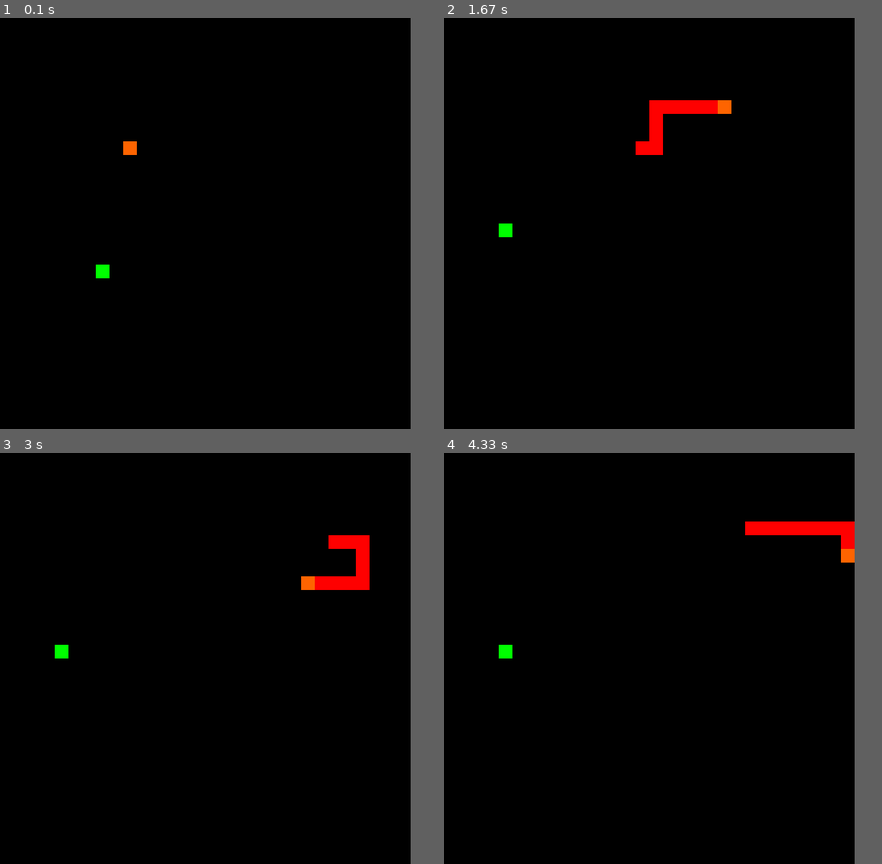
Above: before the commit, frames 1-4 (two rows, left to right).
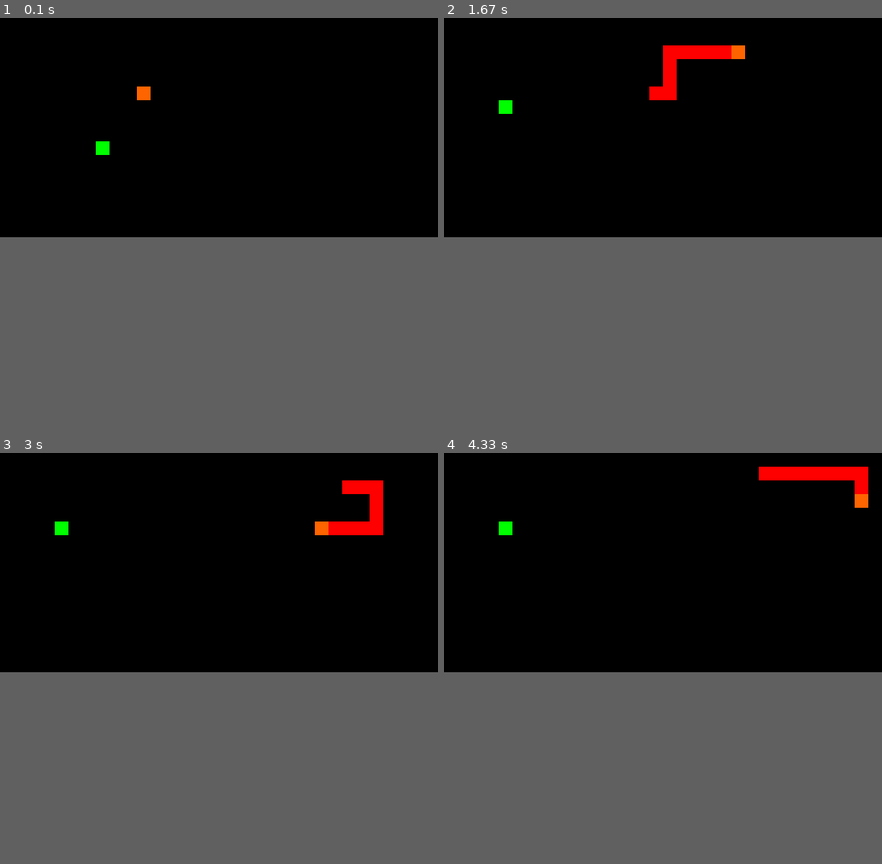
Above: after the commit, the same moments.

Repository: iitaliics/Shnake
Game: pygame game, started from Shnake_micropython.py
Two runs of this game, one before a commit and one after it. Both use one fixed random seed, a clock stepped at 60 frames per second and the inputs below.
Inputs:
- Up to frame 1 (0.1 s): no input
- Up to frame 2 (1.67 s): hold Right 0.33-0.8 s; hold Up 0.83-1.13 s; hold Right 1.17-1.63 s
- Up to frame 3 (3 s): hold Down 2.23-2.53 s; hold Left 2.57-2.97 s
- Up to frame 4 (4.33 s): hold Up 3-3.37 s; hold Right 3.4-4.03 s; hold Down from 4.07 s (still down)
In our replay, the window is 600x600 before the commit and 640x320 after it. These sizes can differ from the game's own. Grey fills any space a smaller window leaves; there, only what the larger window draws over its background counts as a difference.

The runs differ from the first frame. In frame 1, 0.4% of the frame differs, in the area x 21-35%, y 16-64%; in frame 2, 2.3%, in the area x 12-69%, y 6-54%; in frame 3, 2.3%; in frame 4, 2.3%.

Commit message:
Preparing for move to microcontroller

Diff:
--- a/Shnake.py
+++ b/Shnake_micropython.py
@@ -267,8 +267,8 @@
 
 
 pixel_width = 20
-width = 30
-height = 30
+width = 32
+height = 16
 x_move = 0
 y_move = 0
 
